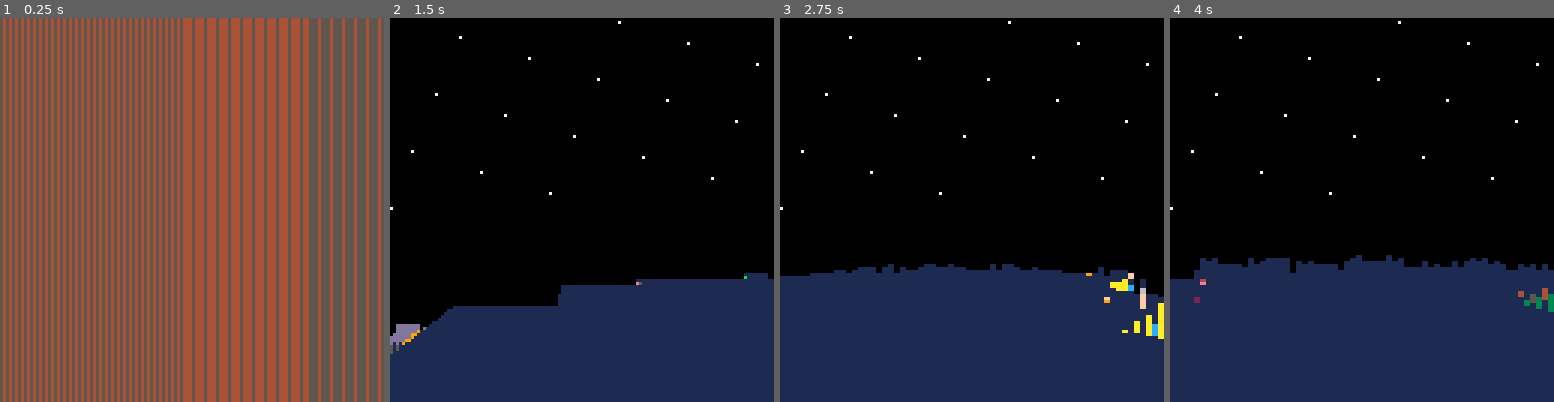
Above: before the commit, frames 1-4 (left to right).
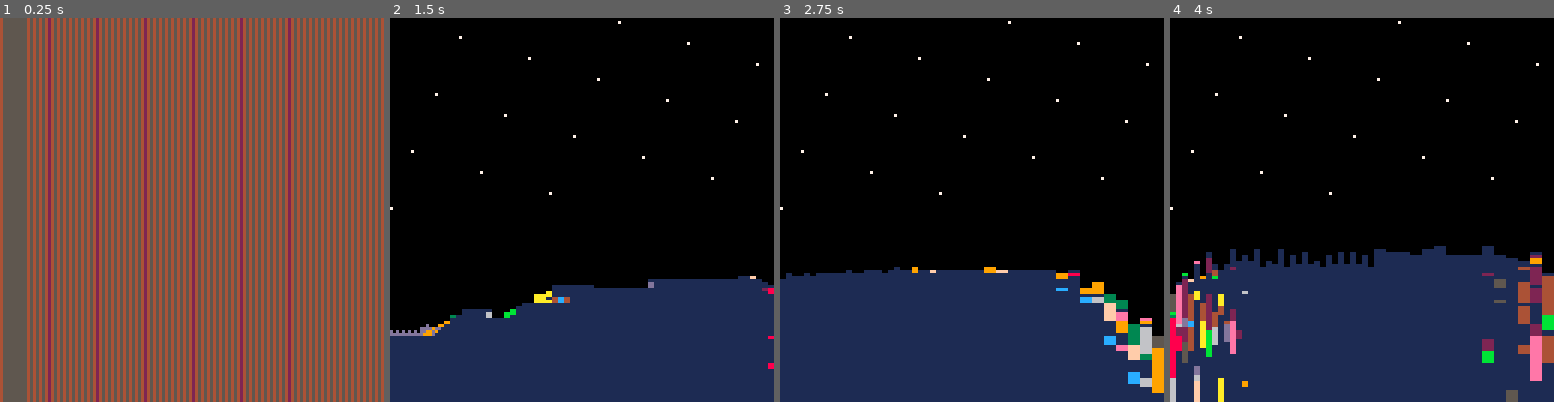
Above: after the commit, the same moments.

Repository: jcwilk/mandel3
Game: PICO-8 cartridge mandel3.p8
The game is run twice, just before and just after one commit, with the same random seed, the same clock (stepped at 60 frames per second) and the same inputs.
Inputs:
- Up to frame 1 (0.25 s): no input
- Up to frame 2 (1.5 s): tap X (X key) at 0.33, 1.07 s; tap O (Z key) at 0.7 s
- Up to frame 3 (2.75 s): hold Right 1.6-2.1 s; tap O (Z key) at 1.7, 2.1, 2.5 s; tap X (X key) at 1.85 s; hold Up 2.15-2.42 s; hold Right from 2.47 s (still down)
- Up to frame 4 (4 s): tap O (Z key) at 2.9, 3.3, 3.7 s; tap X (X key) at 2.97 s; release Right at 3.03 s; hold Left 3.08-3.58 s; hold Down 3.63-3.97 s

The runs differ from the first frame. In frame 1, 32% of the frame differs, in the area x 0-100%, y 0-100%; in frame 2, 1.6%; in frame 3, 4.3%; in frame 4, 7.2%.

Commit message:
Various tweaks to drive it a little harder

Diff:
--- a/mandel3.p8
+++ b/mandel3.p8
@@ -30,7 +30,7 @@
   player_height = base_player_height
   player_foot_height = 0
   pixel_columns_i = 1
-  grid_size = 1/(2^4)
+  grid_size = 1/(2^5)
 
   max_additional_iterations=10
 
@@ -83,7 +83,7 @@
       calc_screenx=i,
       screenx=i,
       prog_man=prog_man,
-      draw_width=2
+      draw_width=1
     })
   end
 
@@ -144,7 +144,7 @@
   if first_draw then
     cls()
   end
-  if first_draw or changed_position then
+  if first_draw or changed_position or changed_height then
     progressive_coroutine=cocreate(raycast_walls_progressively)
   end
   assert(coresume(progressive_coroutine,prog_man))
@@ -186,7 +186,7 @@
 
 function raycast_walls_progressively(prog_man)
   local buffer_manager=build_buffer_manager()
-  buffer_manager:reset_state(.9)
+  buffer_manager:reset_state(.8)
 
   local should_recache=true
 
@@ -226,7 +226,7 @@
     if not buffer_manager:is_finishable(1/128) then
       yield()
 
-      buffer_manager:reset_state(.9) --temporary hack to sidestep the buffer manager bug where it isn't compensating for the buffer
+      buffer_manager:reset_state(.8) --temporary hack to sidestep the buffer manager bug where it isn't compensating for the buffer
     end
   end
 end
